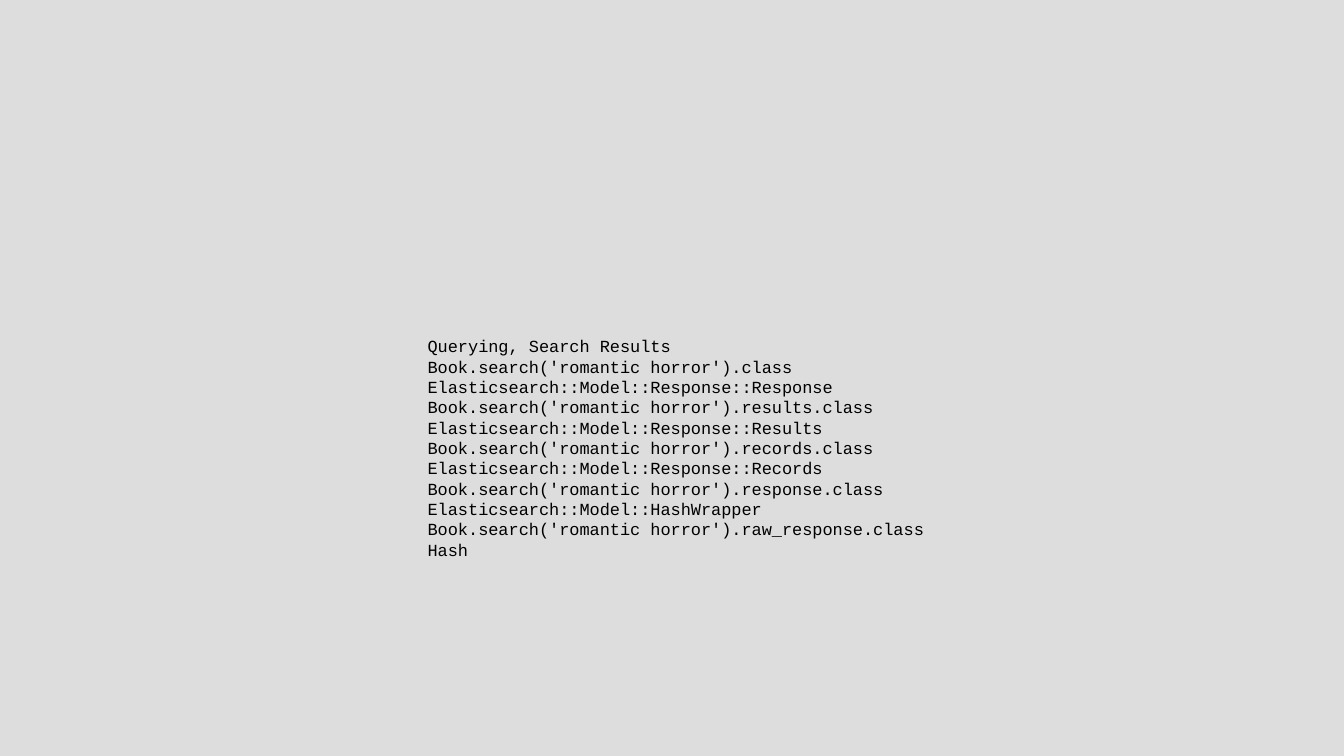
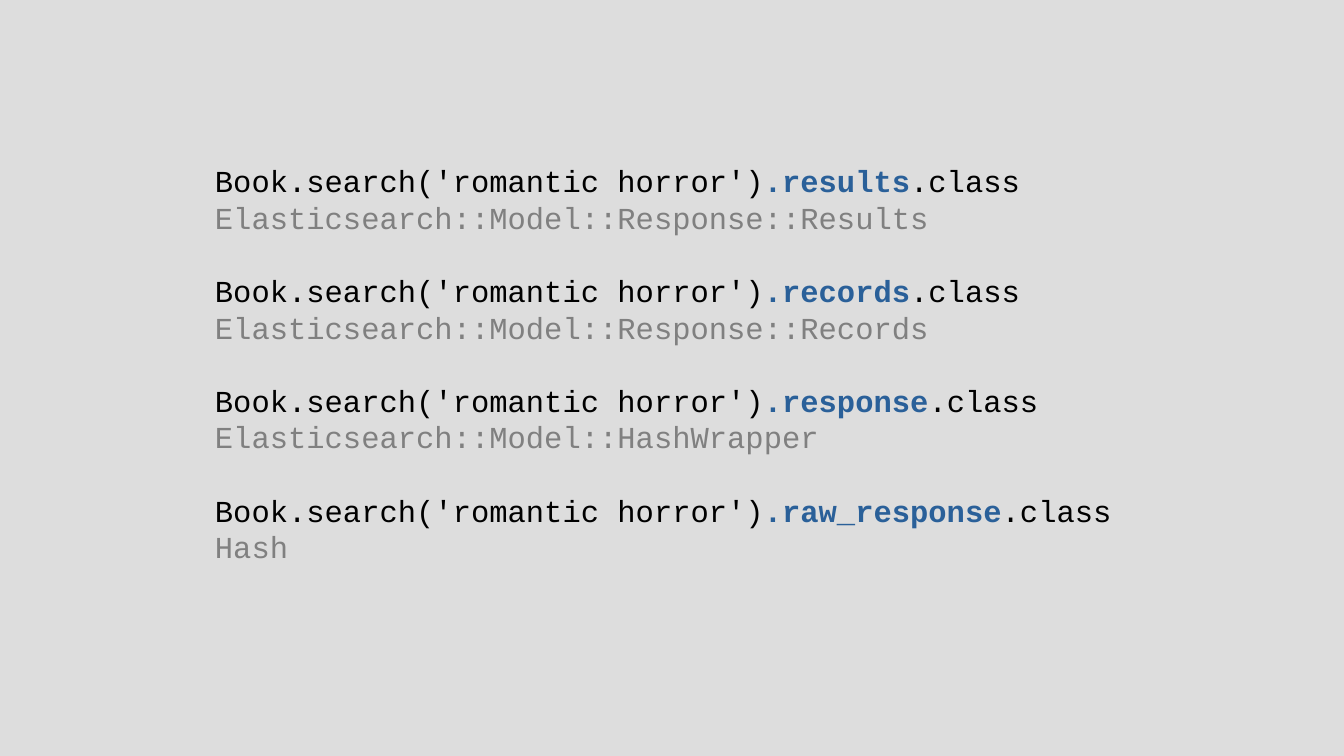
Before and after one commit to chriscressman/architecting-a-search-feature, a slide deck: slide 87 of presentation.odp (slide 86 before the commit). Drawn at 1344x756 pixels with LibreOffice and Linux fonts; fonts in the diff are those of the drawing. Boxes give left, top, right and bottom in pixels: in the first picture for what was removed or moved away, otherwise in the second. Text is boxed around its words. In the diff, an @@ line names an element or a change of style, - is before the commit and + after.

```diff
--- a/presentation.odp
+++ b/presentation.odp
@@ text "Book.search('romantic horror').results.class": place and size @@
-text "Book.search('romantic horror').results.class" at <box>428,340,924,556</box>
+text "Book.search('romantic horror').results.class" at <box>215,171,1111,558</box>
@@ text "Book.search('romantic horror').results.class" at <box>215,171,1111,558</box>: size 10 to 18 pt; text colour #000000 to #2A6099, bold on in "horror').results.class", "horror').records.class", "horror').response.class", "horror').raw_response.class"; text colour #000000 to #808080 in "Elasticsearch::Model::Response::Results", "Elasticsearch::Model::Response::Records", "Elasticsearch::Model::HashWrapper", "Hash" @@
@@ text at <box>428,340,833,397</box>: paragraphs removed @@
-Querying, Search Results
-Book.search('romantic horror').class
-Elasticsearch::Model::Response::Response
```
Also in this commit, not shown: 30 other slides changed, 11 slides added, 14 slides removed.
